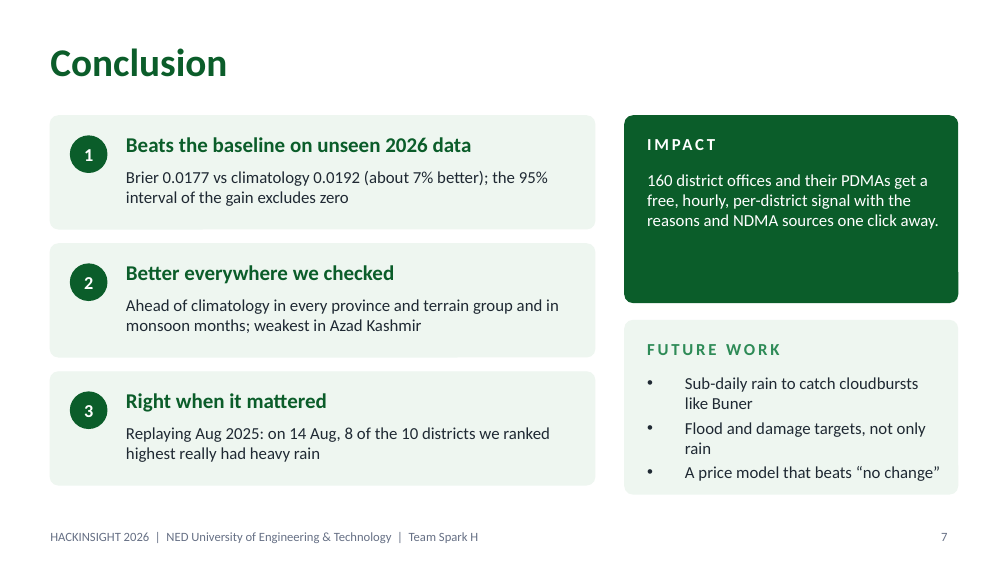
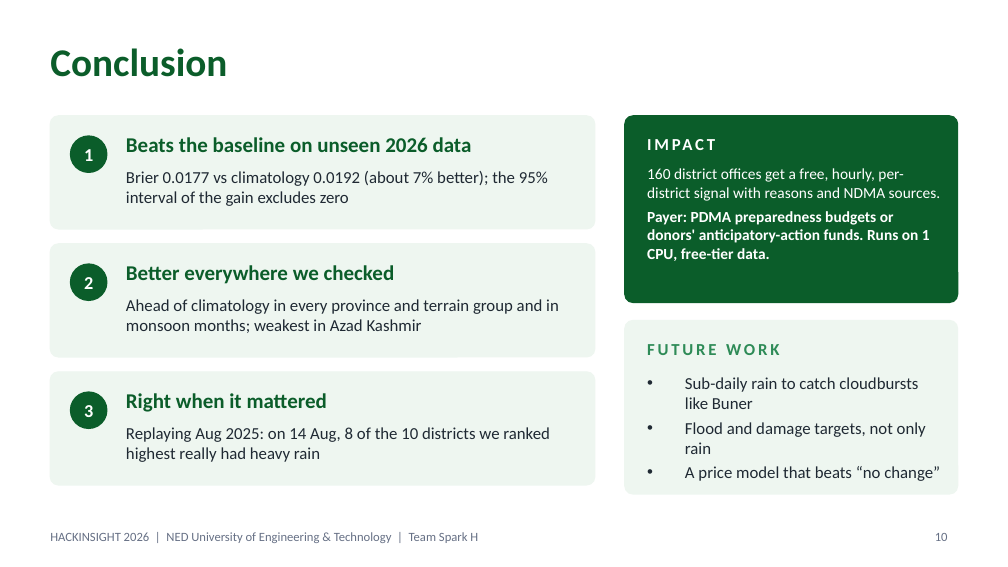
Before and after one commit to RoshaanT1/floodlens-pakistan, a slide deck: slide 10 of FloodLens_SparkH.pptx (slide 7 before the commit). Drawn at 1008x567 pixels with LibreOffice and Linux fonts; fonts in the diff are those of the drawing. Boxes give left, top, right and bottom in pixels: in the first picture for what was removed or moved away, otherwise in the second. Text is boxed around its words. In the diff, an @@ line names an element or a change of style, - is before the commit and + after.

```diff
--- a/FloodLens_SparkH.pptx
+++ b/FloodLens_SparkH.pptx
@@ text at [647, 168, 941, 261]: text changed; size 12 to 11 pt; bold on @@
-160 district offices and their PDMAs get a free, hourly, per-district signal with the reasons and NDMA sources one click away.
+160 district offices get a free, hourly, per-district signal with reasons and NDMA sources.
+Payer: PDMA preparedness budgets or donors' anticipatory-action funds. Runs on 1 CPU, free-tier data.
@@ page number at [935, 533, 948, 541]: text changed @@
-7
+10
```
Also in this commit, not shown: 2 other slides changed, 3 slides added, 7 other files.
